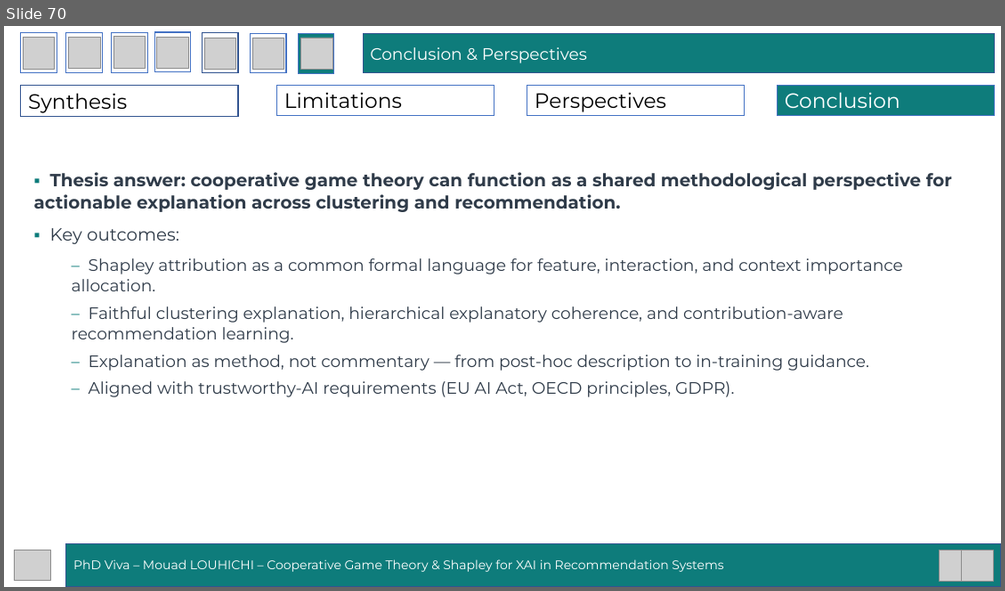
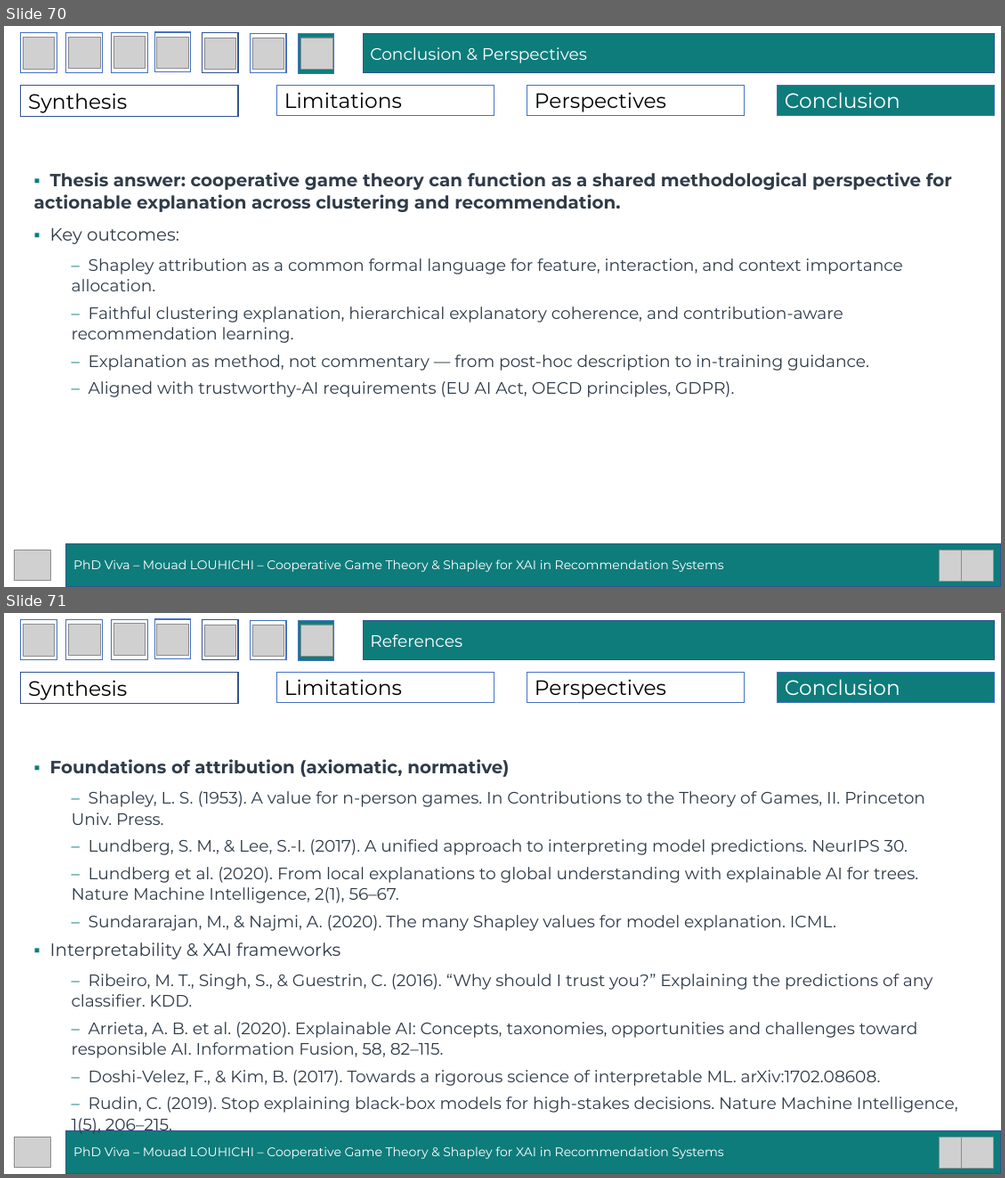
Before and after one commit to mouadlouhichi/phd-prep, a slide deck: viva/MOUAD_LOUHICHI_VIVA_40min.pptx. Shown one above the other, each under a label of ours: slide 70 before the commit, slides 70 and 71 after it. The pictures are 1005x591 and 1005x1178 pixels, drawn with LibreOffice and Linux fonts; fonts in the diff are those of the drawing; grey boxes stand for pictures. Boxes give left, top, right and bottom in pixels: in the first picture for what was removed or moved away, otherwise in the second. Text is boxed around its words. In the diff, an @@ line names an element or a change of style, - is before the commit and + after.

```diff
--- a/viva/MOUAD_LOUHICHI_VIVA_40min.pptx
+++ b/viva/MOUAD_LOUHICHI_VIVA_40min.pptx
@@ slide 71 added at (4, 613, 1001, 1174), background #FFFFFF @@
@@ rectangle added at (21, 620, 57, 659), fill #FFFFFF, outline #4472C4 1 pt @@
@@ picture added at (24, 625, 55, 656) @@
@@ rectangle added at (66, 620, 102, 659), fill #FFFFFF, outline #4472C4 1 pt @@
@@ picture added at (69, 625, 100, 656) @@
@@ rectangle added at (112, 620, 147, 659), fill #FFFFFF, outline #4472C4 1 pt @@
@@ picture added at (114, 624, 146, 655) @@
@@ rectangle added at (154, 619, 190, 658), fill #FFFFFF, outline #4472C4 1 pt @@
@@ picture added at (156, 625, 188, 656) @@
@@ rectangle added at (202, 620, 238, 659), fill #FFFFFF, outline #325491 1 pt @@
@@ picture added at (204, 625, 235, 656) @@
@@ rectangle added at (250, 620, 286, 660), fill #FFFFFF, outline #4472C4 1 pt @@
@@ picture added at (252, 625, 283, 656) @@
@@ rectangle added at (298, 621, 334, 661), fill #0E7C7B, outline #4472C4 1 pt @@
@@ picture added at (301, 625, 332, 656) @@
@@ rectangle added at (363, 620, 995, 660), fill #0E7C7B, outline #325491 1 pt, 16 pt, text #FFFFFF @@
+References
@@ rectangle added at (21, 673, 239, 704), fill #FFFFFF, outline #325491 1 pt, 20 pt, text #000000 @@
+Synthesis
@@ rectangle added at (277, 672, 494, 703), fill #FFFFFF, outline #4472C4 1 pt, 20 pt, text #000000 @@
+Limitations
@@ rectangle added at (527, 672, 745, 703), fill #FFFFFF, outline #4472C4 1 pt, 20 pt, text #000000 @@
+Perspectives
@@ rectangle added at (777, 672, 995, 703), fill #0E7C7B, outline #4472C4 1 pt, 20 pt, text #FFFFFF @@
+Conclusion
@@ text added at (50, 759, 958, 1112), 16 pt, text #2F3B49 @@
+▪ Foundations of attribution (axiomatic, normative)
+  – Shapley, L. S. (1953). A value for n-person games. In Contributions to the Theory of Games, II. Princeton Univ. Press.
+  – Lundberg, S. M., & Lee, S.-I. (2017). A unified approach to interpreting model predictions. NeurIPS 30.
+  – Lundberg et al. (2020). From local explanations to global understanding with explainable AI for trees. Nature Machine Intelligence, 2(1), 56–67.
+  – Sundararajan, M., & Najmi, A. (2020). The many Shapley values for model explanation. ICML.
+▪ Interpretability & XAI frameworks
+  – Ribeiro, M. T., Singh, S., & Guestrin, C. (2016). “Why should I trust you?” Explaining the predictions of any classifier. KDD.
+  – Arrieta, A. B. et al. (2020). Explainable AI: Concepts, taxonomies, opportunities and challenges toward responsible AI. Information Fusion, 58, 82–115.
+  – Doshi-Velez, F., & Kim, B. (2017). Towards a rigorous science of interpretable ML. arXiv:1702.08608.
+  – Rudin, C. (2019). Stop explaining black-box models for high-stakes decisions. Nature Machine Intelligence, 1(5), 206–215.
@@ picture added at (15, 1136, 50, 1167) @@
@@ rectangle added at (66, 1130, 1001, 1173), fill #0E7C7B, outline #325491 1 pt, 12 pt, text #FFFFFF @@
+PhD Viva – Mouad LOUHICHI – Cooperative Game Theory & Shapley for XAI in Recommendation Systems
@@ picture added at (938, 1136, 971, 1167) @@
@@ picture added at (962, 1136, 994, 1167) @@
```
Also in this commit, not shown: 5 slides changed, 1 other slide added, 2 other files.
